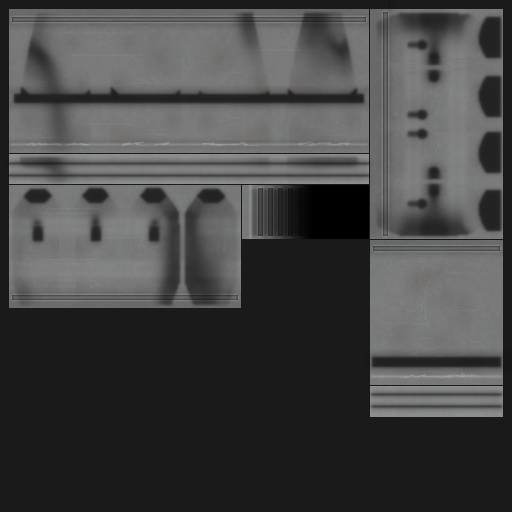
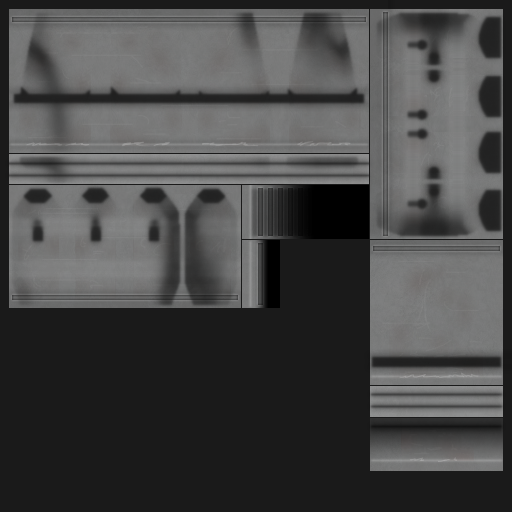
The second 512 x 512 image is a revision of the first. Changes to its layers:
added group "engine_1" with 11 layers above "bare_2" over [242, 240, 504, 471]
added layer "hole" in group "engine_1" over [255, 240, 280, 308]
added layer "low 3" (60%) in group "engine_1" over [370, 418, 503, 460]
added layer "low 2" (1st of 2, in "engine_1") in group "engine_1" over [369, 418, 504, 435]
added layer "low 1" (1st of 2, in "engine_1") in group "engine_1" over [369, 423, 504, 430]
added layer "high 2" (1st of 2, in "engine_1") (40%) in group "engine_1" over [410, 457, 457, 462]
added layer "high 1" (1st of 2, in "engine_1") in group "engine_1" over [247, 240, 503, 464]
added layer "grime 3" (1st of 2, in "engine_1") (20%) in group "engine_1" over [401, 426, 474, 461]
added layer "grime 2" (1st of 2, in "engine_1") (10%) in group "engine_1" over [409, 428, 458, 455]
added layer "grime 1" (1st of 2, in "engine_1") (20%) in group "engine_1" over [371, 418, 501, 438]
added layer "wear" (1st of 3, in "engine_1") (20%) in group "engine_1" over [242, 240, 503, 471]
painted on "b" over [242, 240, 503, 471]
